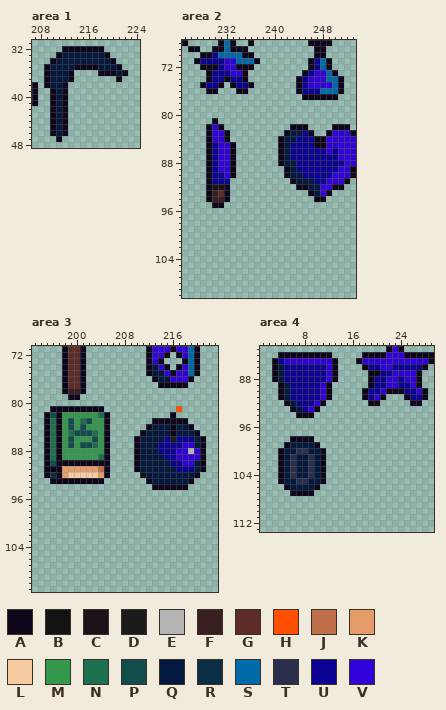
Pixel-art file: android/assets/ase/item_sliced.ase. Above: the version before the commit.
256x256 pixels, 1 frame. Shown: area 1: x 207..224, y 31..48; area 2: x 225..253, y 68..110; area 3: x 193..223, y 71..111; area 4: x 1..29, y 83..113. The commit also changed other parts of the picture, which this record leaves out.
Palette (. is transparent): A #0e071b  B #131313  C #1c121c  D #1b1b1b  E #b4b4b4  F #391f21  G #5d2c28  H #ff5000  J #bf6f4a  K #e69c69  L #f6ca9f  M #33984b  N #1e6f50  P #134c4c  Q #03193f  R #0c2e44  S #0069aa  T #2a2f4e  U #0c0293  V #3003d9
Once edited:
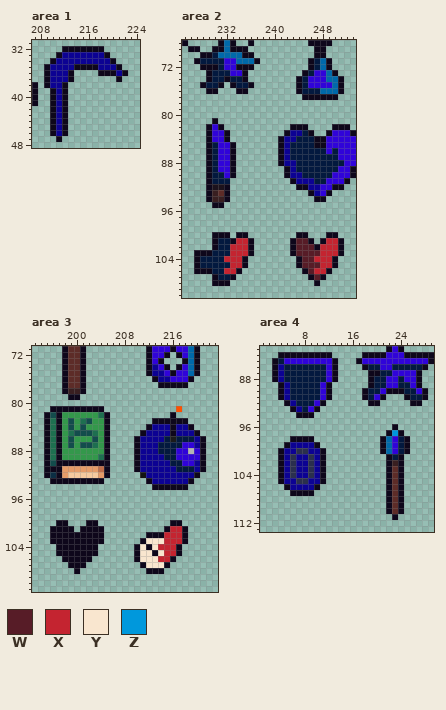
Colours new in this view: W #571c27  X #c42430  Y #f9e6cf  Z #0098dc
Diff:
colour Q: #03193f -> #0c0293
colour U: #0c0293 -> #03193f
Area 2:
y 100: x 230..232 ... -> AAA; x 234..235 .. -> AA; x 244..245 .. -> AA; x 249..250 .. -> AA
y 101: x 230..236 ....... -> AUUAXXA; x 243..246 .... -> AWWA; x 248..251 .... -> AXXA
y 102: x 230..236 ....... -> AUUXXXA; x 243..251 ......... -> AWWWAXXXA
y 103: x 227..236 .......... -> AAAUUUXXXA; x 243..251 ......... -> AWWWWXXXA
y 104: x 227..235 ......... -> AUUUUXXXA; x 244..250 ....... -> AWWXXXA
y 105: x 227..235 ......... -> AUUUUUXXA; x 244..250 ....... -> AWWWXXA
y 106: x 227..234 ........ -> AAAUUXXA; x 245..249 ..... -> AWXXA
y 107: x 230..233 .... -> AUUA; x 246..248 ... -> AWA
y 108: x 230..232 ... -> AAA; x 247 . -> A
Area 3:
y 100: x 197..198 .. -> AA; x 202..203 .. -> AA; x 216..217 .. -> AA
y 101: x 196..199 .... -> AAAA; x 201..204 .... -> AAAA; x 215..218 .... -> AXXA
y 102: x 196..204 ......... -> AAAAAAAAA; x 212..218 ....... -> AAAXXXA
y 103: x 196..204 ......... -> AAAAAAAAA; x 211..218 ........ -> AYYYXXXA
y 104: x 197..203 ....... -> AAAAAAA; x 210..217 ........ -> AYAYXXXA
y 105: x 197..203 ....... -> AAAAAAA; x 210..217 ........ -> AYYAYXXA
y 106: x 198..202 ..... -> AAAAA; x 210..216 ....... -> AYYYXXA
y 107: x 199..201 ... -> AAA; x 211..215 ..... -> AYYYA
y 108: x 200 . -> A; x 212..214 ... -> AAA
Area 4:
y 96: x 23 . -> A
y 97: x 22..24 ... -> AZA
y 98..100: x 21..25 ..... -> ASVUA
y 101: x 22..24 ... -> AUA
y 102: x 22..24 ... -> AFA
y 103..110: x 22..24 ... -> AGA
y 111: x 23 . -> A
